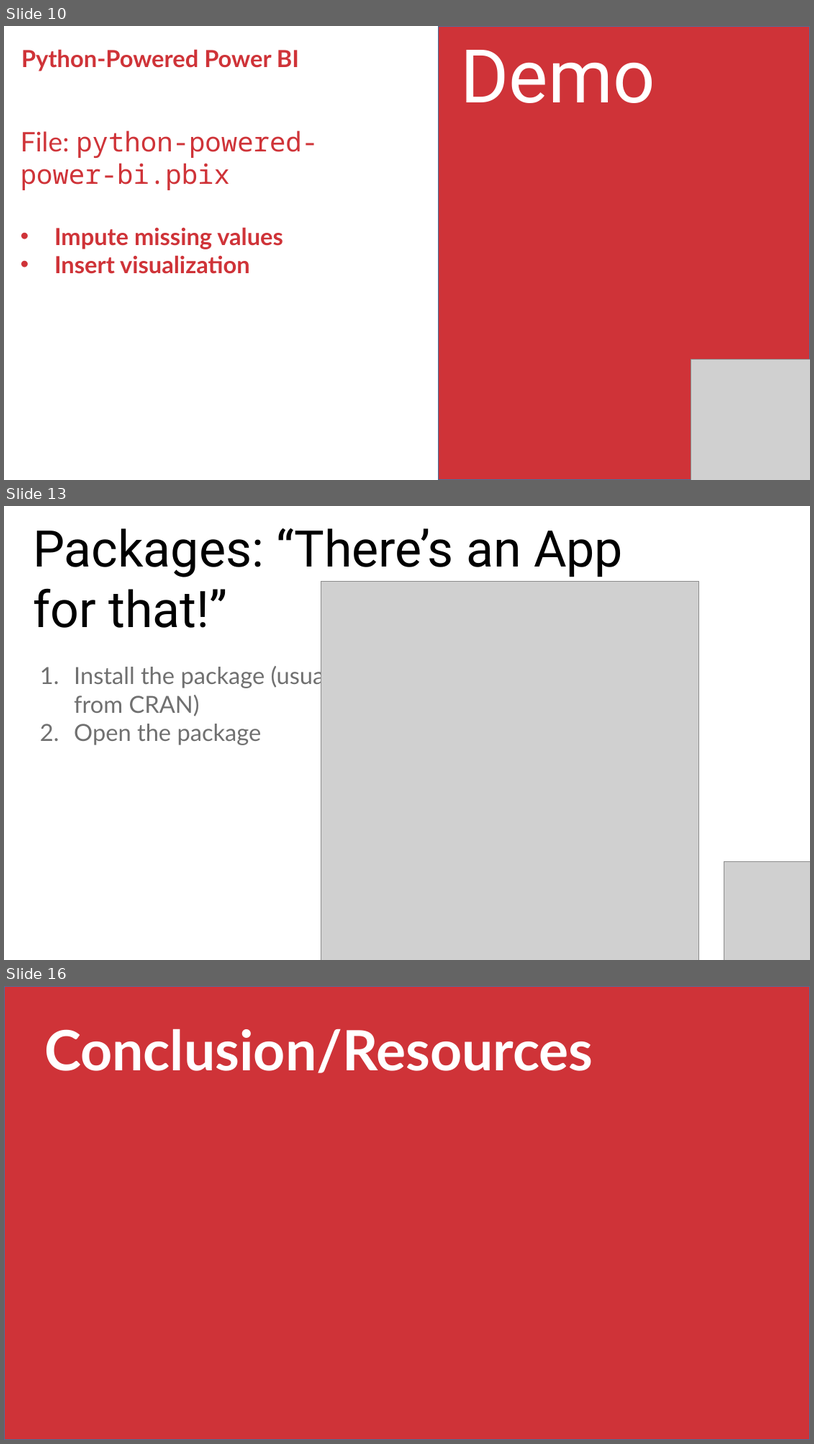
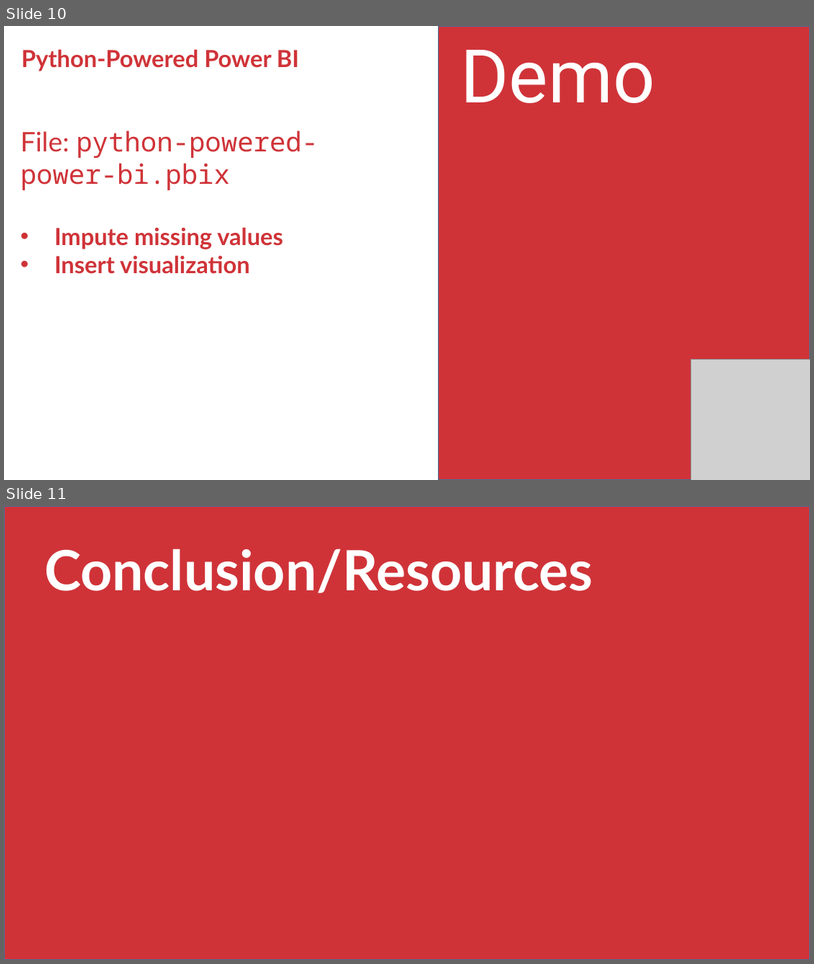
Before and after one commit to stringfestdata/rmb-aina-meetup, a slide deck: rmb-aina-meetup.pptx. Shown one above the other, each under a label of ours: slides 10, 13 and 16 before the commit, slides 10 and 11 after it; the slides between them are not shown. The pictures are 814x1444 and 814x964 pixels, drawn with LibreOffice and Linux fonts; fonts in the diff are those of the drawing; grey boxes stand for pictures. Boxes give left, top, right and bottom in pixels: in the first picture for what was removed or moved away, otherwise in the second. Text is boxed around its words. In the diff, an @@ line names an element or a change of style, - is before the commit and + after.

```diff
--- a/rmb-aina-meetup.pptx
+++ b/rmb-aina-meetup.pptx
@@ slide 13 removed at <box>4,506,810,960</box>, background #FFFFFF @@
@@ text removed at <box>33,528,623,628</box> @@
-Packages: “There’s an App for that!”
@@ picture removed at <box>321,581,700,960</box> @@
@@ text removed at <box>74,664,348,745</box> @@
-1. Install the package (usually from CRAN)
-2. Open the package
@@ picture removed at <box>725,861,810,960</box> @@
@@ what was slide 16 is now slide 11 @@
```
Also in this commit, not shown: 2 slides changed, 4 other slides removed, 4 other files.
